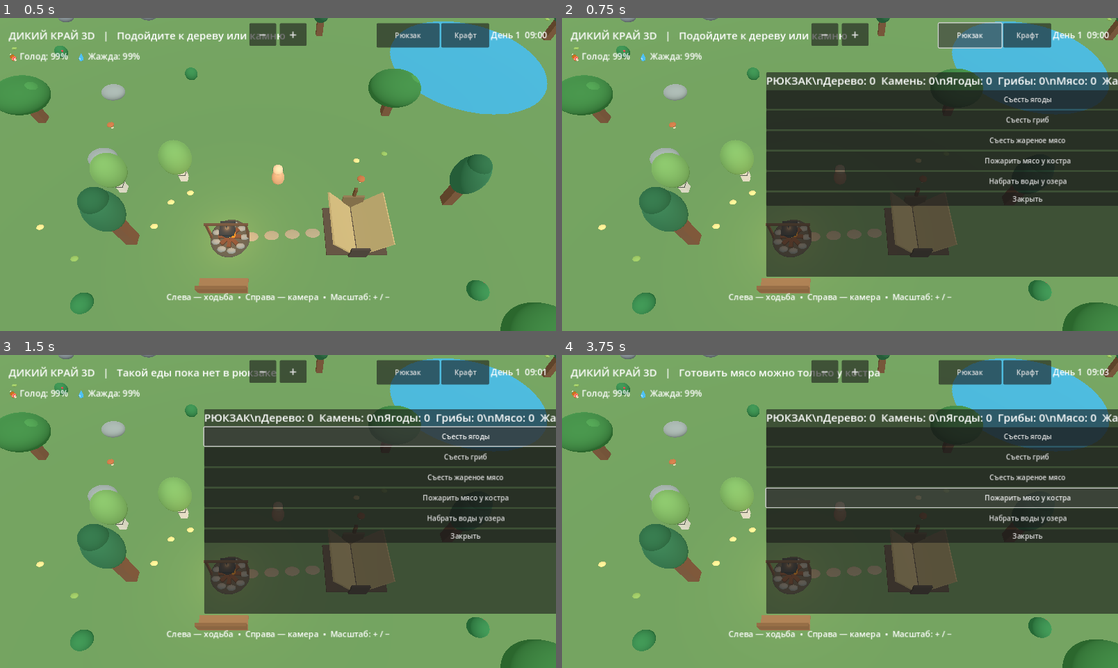
Above: before the commit, frames 1-4 (two rows, left to right).
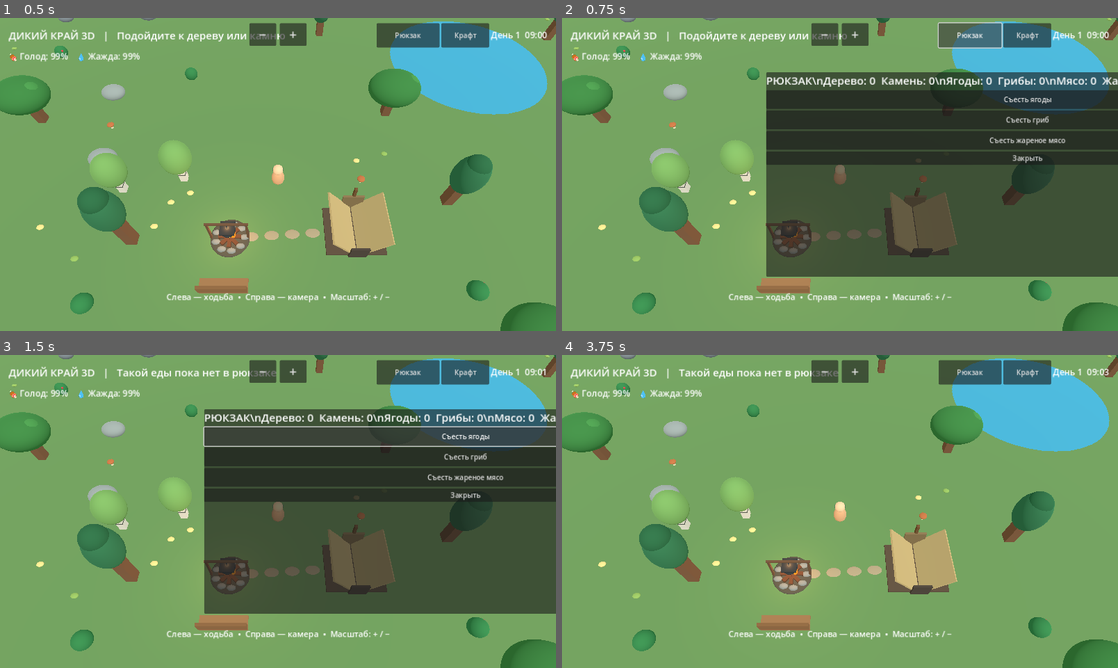
Above: after the commit, the same moments.

Repository: hjz2tz7cgv-ctrl/DikiyKrayGodot
Game: Godot game, scene res://scenes/main.tscn
Two runs of this game, one before a commit and one after it. Both use one fixed random seed, a clock stepped at 60 frames per second and the inputs below.
Inputs (mouse positions are in pixels of both pictures, inside the frame that each line leads up to):
- Up to frame 1 (0.5 s): no input
- Up to frame 2 (0.75 s): click "Рюкзак" at 0.5 s
- Up to frame 3 (1.5 s): click "Съесть ягоды" at 1.25 s
- Up to frame 4 (3.75 s): click "Съесть гриб" at 2 s; click "Съесть жареное мясо" at 2.75 s; click (1029, 498) at 3.5 s, where only the run before the commit has a clickable "Пожарить мясо у костра"

Frame 1 is identical in both runs. In frame 2, 7.2% of the frame differs, in the area x 36-100%, y 43-60%; in frame 3, 7.2%; in frame 4, 42%, in the area x 21-100%, y 4-83%.

Commit message:
Add files via upload

Diff:
--- a/scripts/main.gd
+++ b/scripts/main.gd
@@ -73,6 +73,8 @@
 var bag_label: Label
 var zoom_label: Label
 var action_button: Button
+var nearby_action_kind := ""
+var nearby_action_position := Vector3.ZERO
 var status_message := "Подойдите к дереву или камню"
 var rng := RandomNumberGenerator.new()
 
@@ -556,13 +558,21 @@
     bag_label = Label.new()
     bag_label.add_theme_font_size_override("font_size", 25)
     bag_col.add_child(bag_label)
-    for entry in [["Съесть ягоды", "berry"], ["Съесть гриб", "mushroom"], ["Съесть жареное мясо", "cooked_meat"], ["Пожарить мясо у костра", "cook"], ["Набрать воды у озера", "water"]]:
+    for entry in [["Съесть ягоды", "berry"], ["Съесть гриб", "mushroom"], ["Съесть жареное мясо", "cooked_meat"],]:
         var use_button := Button.new()
         use_button.text = entry[0]
         use_button.custom_minimum_size.y = 43
         use_button.pressed.connect(_survival_action.bind(entry[1]))
         bag_col.add_child(use_button)
         survival_buttons.append(use_button)
+    # Действия у костра и воды теперь находятся рядом с объектами, не в рюкзаке.
+    action_button = Button.new()
+    action_button.visible = false
+    action_button.custom_minimum_size = Vector2(190, 48)
+    action_button.size = Vector2(190, 48)
+    action_button.focus_mode = Control.FOCUS_NONE
+    action_button.pressed.connect(_activate_nearby_action)
+    root.add_child(action_button)
     var close := Button.new()
     close.text = "Закрыть"
     close.pressed.connect(_toggle_bag)
@@ -714,6 +724,48 @@
             hunger = minf(100.0, hunger + 42.0)
         status_message = "Ты поел"
     _update_ui()
+
+func _activate_nearby_action() -> void:
+    if nearby_action_kind == "cook" or nearby_action_kind == "water":
+        _survival_action(nearby_action_kind)
+    elif nearby_action_kind == "resource":
+        var index := _nearest_resource()
+        if index >= 0:
+            _begin_mining(index)
+    _update_nearby_action()
+
+func _update_nearby_action() -> void:
+    if action_button == null or camera == null or player == null:
+        return
+    action_button.visible = false
+    nearby_action_kind = ""
+    if bag_panel.visible or craft_panel.visible or sleep_panel.visible or sleep_in_progress:
+        return
+    var here := Vector2(player.position.x, player.position.z)
+    var world_pos := Vector3.ZERO
+    if here.distance_to(FIRE_POS) <= 4.0:
+        nearby_action_kind = "cook"
+        action_button.text = "🔥 Пожарить мясо"
+        world_pos = Vector3(FIRE_POS.x, 1.8, FIRE_POS.y)
+    elif here.distance_to(LAKE_CENTER) <= LAKE_RADIUS + 2.5:
+        nearby_action_kind = "water"
+        action_button.text = "💧 Набрать воды"
+        var shore := LAKE_CENTER + (here - LAKE_CENTER).normalized() * LAKE_RADIUS
+        world_pos = Vector3(shore.x, 1.0, shore.y)
+    else:
+        var nearest := _nearest_resource()
+        if nearest >= 0:
+            nearby_action_kind = "resource"
+            var resource_kind: String = resources[nearest]["kind"]
+            action_button.text = "Собрать грибы" if resource_kind == "mushroom" else "Собрать ягоды" if resource_kind == "berry" else "Добыть дерево" if resource_kind == "tree" else "Добыть камень"
+            var spot: Vector2 = resources[nearest]["pos"]
+            world_pos = Vector3(spot.x, 1.65, spot.y)
+    if nearby_action_kind == "" or camera.is_position_behind(world_pos):
+        return
+    var screen_pos := camera.unproject_position(world_pos)
+    var screen_size := get_viewport().get_visible_rect().size
+    action_button.position = Vector2(clampf(screen_pos.x - 95.0, 8.0, screen_size.x - 198.0), clampf(screen_pos.y - 58.0, 90.0, screen_size.y - 110.0))
+    action_button.visible = true
 
 func _nearest_resource() -> int:
     var closest := -1
@@ -983,6 +1035,7 @@
             if mining_progress >= resources[target_resource]["duration"]:
                 _finish_mining()
     _move_animals(delta)
+    _update_nearby_action()
     _update_ui()
 
 func _move_animals(delta: float) -> void:
@@ -1017,6 +1070,9 @@
             active_touches[event.index] = event.position
             var viewport_width := get_viewport().get_visible_rect().size.x
             var viewport_height := get_viewport().get_visible_rect().size.y
+            # Не захватываем касания по контекстной кнопке действий.
+            if action_button != null and action_button.visible and Rect2(action_button.global_position, action_button.size).has_point(event.position):
+                return
             # Верхняя центральная область отдана кнопкам + и −.
             if event.position.y < 70.0 and absf(event.position.x - viewport_width * 0.5) < 80.0:
                 return
